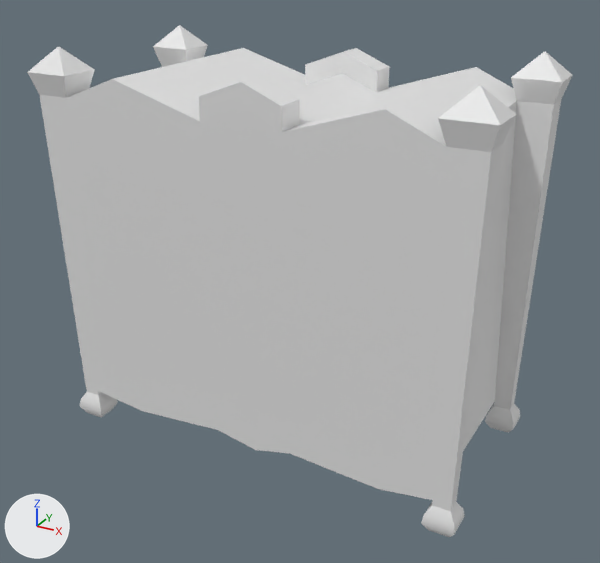
One commit to the FBX model Studio 1/Assets/Props/Closet.FBX: the scene before it, then after it.
Camera for both pictures: a 50 mm lens placed at (1.8, -3.25, 1.47), pointed at (0.04, -0.05, -0.13). The axes (+X, +Y, +Z) are drawn at lower left. The lights are the same throughout.

Objects in the first picture: 'Closet_3'.
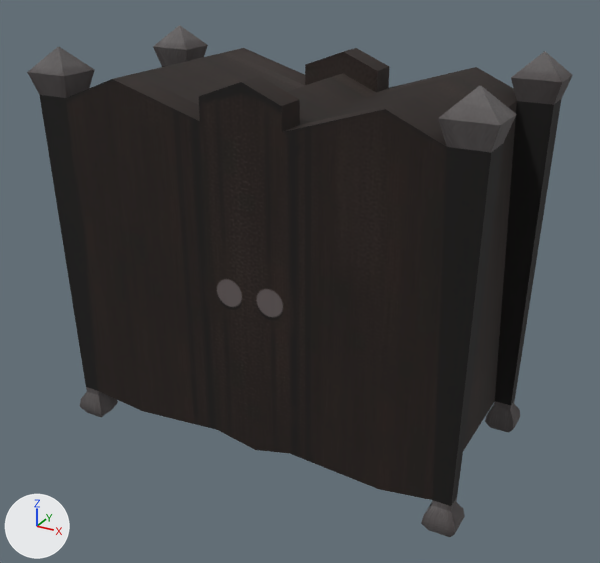
The newer file is also turned or shifted as a whole; pictures and numbers use the older file's frame.

Patch to the scene script:
```diff
--- a/Studio 1/Assets/Props/Closet.FBX.py
+++ b/Studio 1/Assets/Props/Closet.FBX.py
@@ img_closet__png @@
+img_closet__png = load_image('closet .png', '../Textures/Images/closet .png', 1024, 1024, 'sRGB')
@@ mat_material__8 @@
+mat_material__8 = principled_material('Material #8')
+mat_material__8.texture = img_closet__png
+mat_material__8.roughness = 0.859
@@ me_mesh @@
 me_mesh.from_pydata(...)  # 180 vertices, 178 faces; spans x -1.07..1.07, y -0.54..0.54, z -0.94..0.94
+me_mesh.materials.append(mat_material__8)  # picture img_closet__png
```

Boxes [x1, y1, x2, y2] around the edits, measured in the pictures (600 x 563 px):
'Closet_3', recoloured (grey to black): [27, 25, 573, 537] in both
